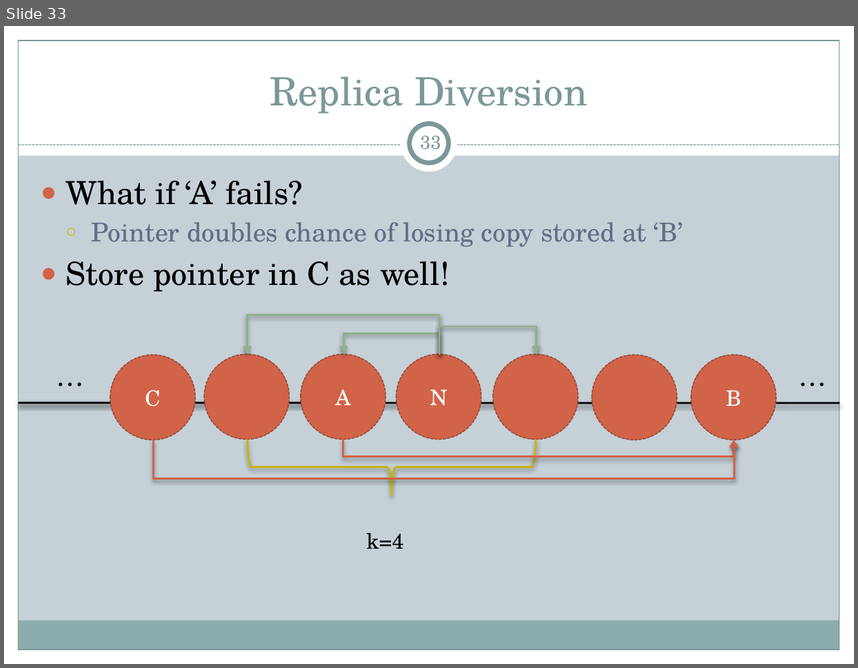
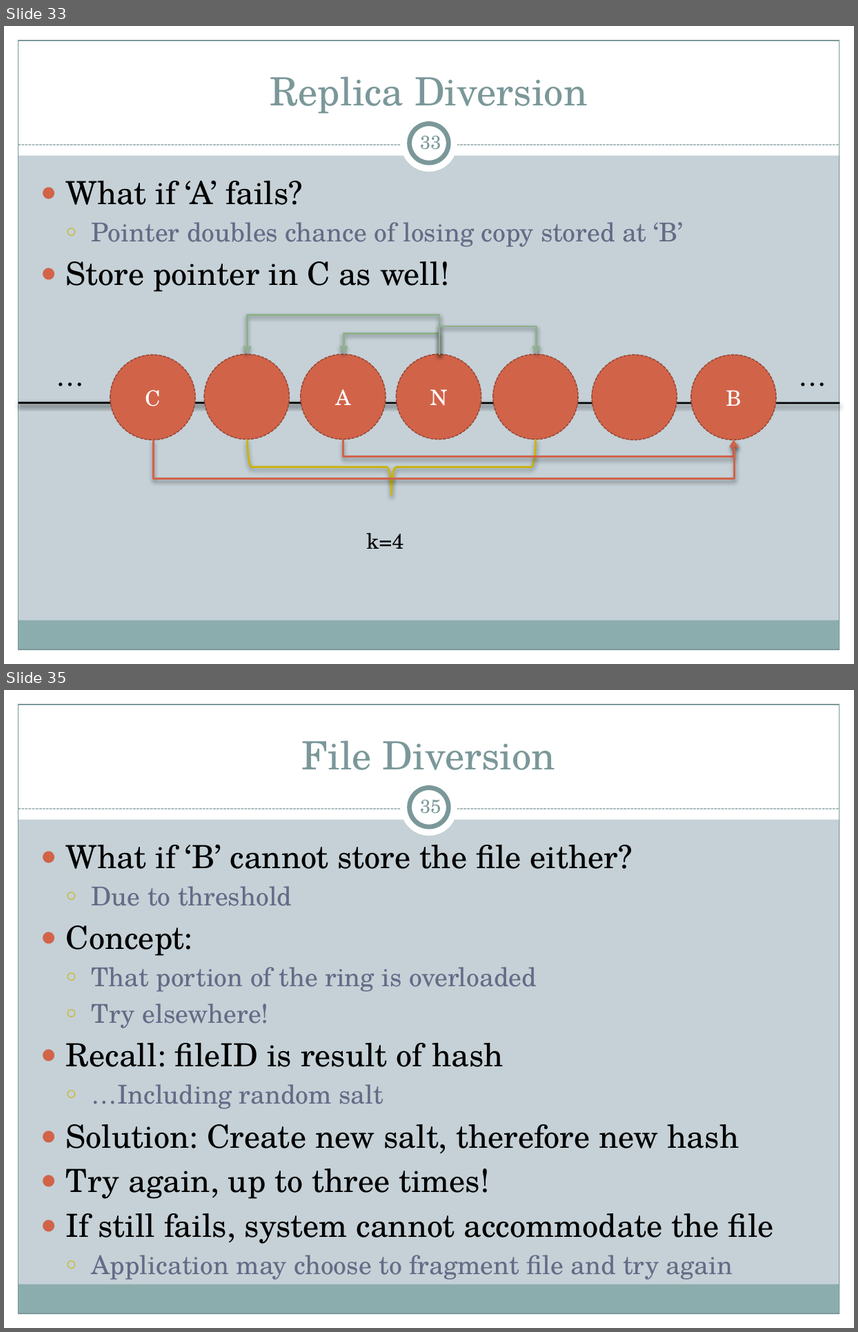
Before and after one commit to cs525-koala/documents, a slide deck: p2p/P2P Apps.pptx. Shown one above the other, each under a label of ours: slide 33 before the commit, slides 33 and 35 after it; the slides between them are not shown. The pictures are 858x668 and 858x1332 pixels, drawn with LibreOffice and Linux fonts; fonts in the diff are those of the drawing. Boxes give left, top, right and bottom in pixels: in the first picture for what was removed or moved away, otherwise in the second. Text is boxed around its words. In the diff, an @@ line names an element or a change of style, - is before the commit and + after.

Commit message:
presentation: replica diversion done, file diversion done?

```diff
--- a/p2p/P2P Apps.pptx
+++ b/p2p/P2P Apps.pptx
@@ slide 35 added at <box>4,690,854,1328</box>, background #C5D1D7; not listed: 9 template elements that a slide beside it also shows @@
@@ title added at <box>302,740,556,770</box>, 33 pt, text #7C999A @@
+File Diversion
@@ page number added at <box>420,800,441,814</box>, 16 pt, text #7C999A @@
+35
@@ text added at <box>66,844,774,1279</box>, 27 pt, text #000000 @@
+● What if ‘B’ cannot store the file either?
+  ○ Due to threshold
+● Concept:
+  ○ That portion of the ring is overloaded
+  ○ Try elsewhere!
+● Recall: fileID is result of hash
+  ○ …Including random salt
+● Solution: Create new salt, therefore new hash
+● Try again, up to three times!
+● If still fails, system cannot accommodate the file
+  ○ Application may choose to fragment file and try again
```
Also in this commit, not shown: 1 other slide added.
